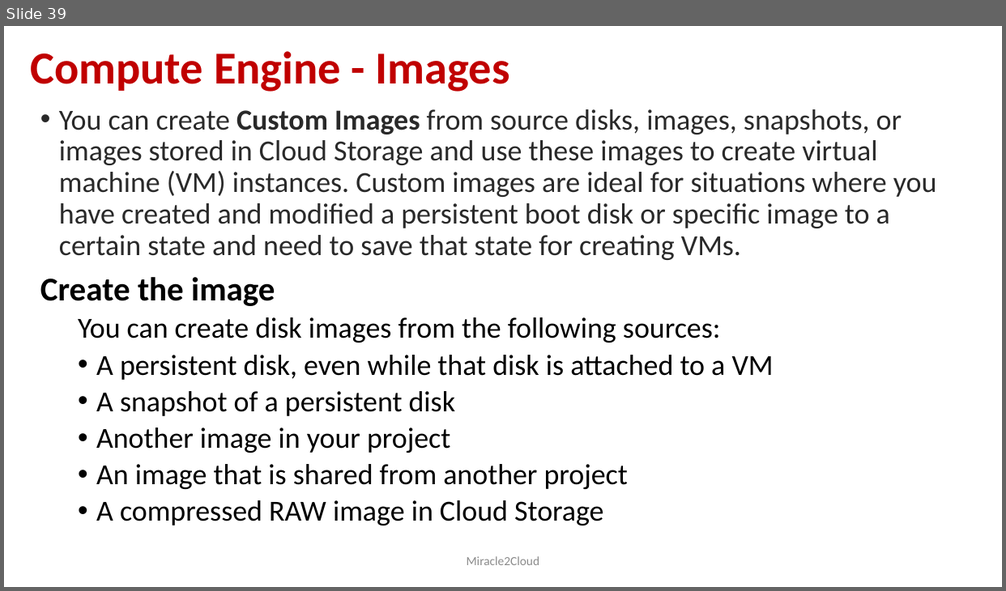
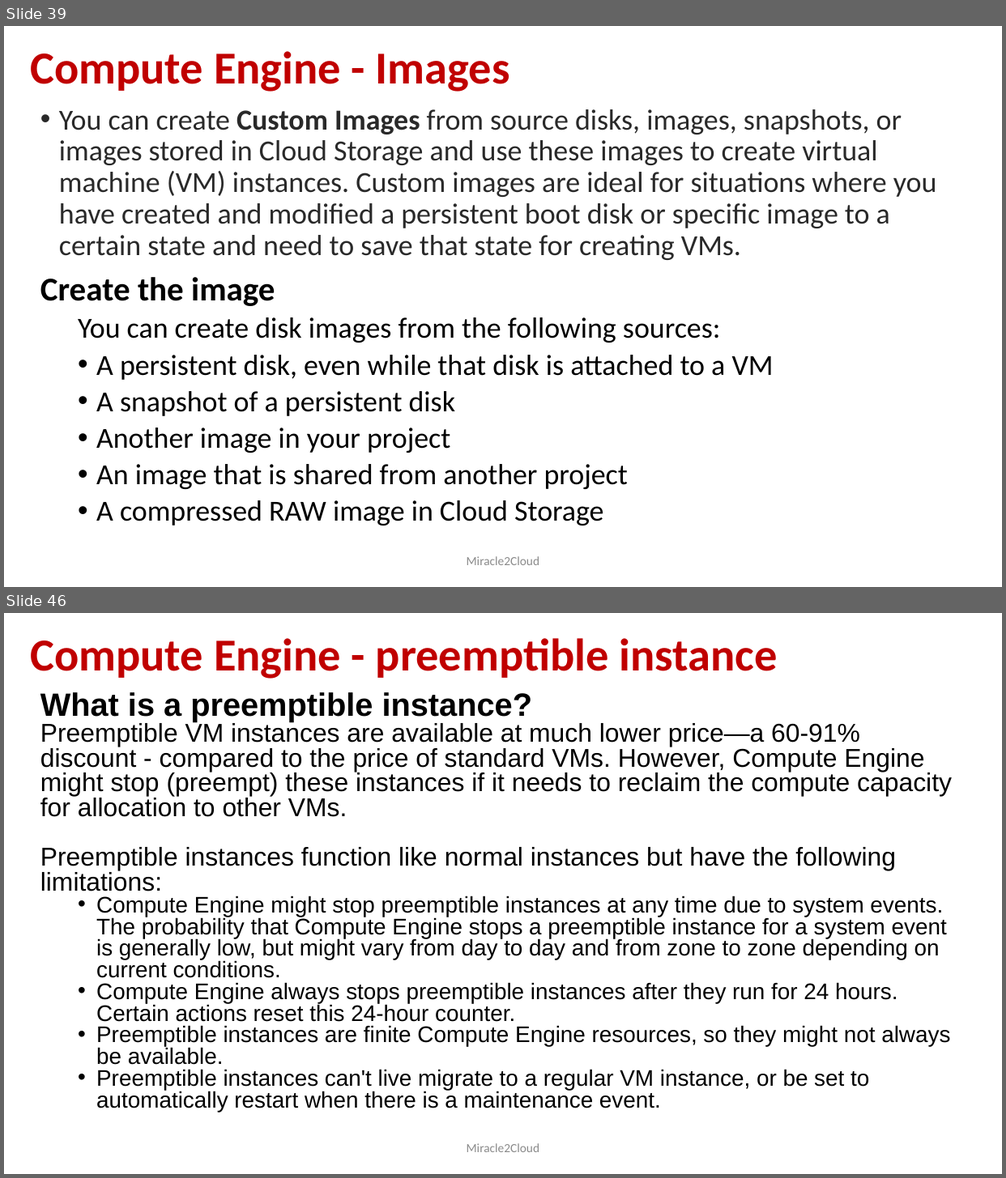
Before and after one commit to miracle2cloud/gcp, a slide deck: Google Cloud Platform.pptx. Shown one above the other, each under a label of ours: slide 39 before the commit, slides 39 and 46 after it; the slides between them are not shown. The pictures are 1006x591 and 1006x1178 pixels, drawn with LibreOffice and Linux fonts; fonts in the diff are those of the drawing. Boxes give left, top, right and bottom in pixels: in the first picture for what was removed or moved away, otherwise in the second. Text is boxed around its words. In the diff, an @@ line names an element or a change of style, - is before the commit and + after.

```diff
--- a/Google Cloud Platform.pptx
+++ b/Google Cloud Platform.pptx
@@ slide 46 added at box(4, 613, 1002, 1174), background #FFFFFF @@
@@ title added at box(30, 638, 778, 679), 44 pt, text #C00000, bold @@
+Compute Engine - preemptible instance
@@ text added at box(40, 692, 952, 1112), 21.7 pt, text #000000 @@
+What is a preemptible instance?
+Preemptible VM instances are available at much lower price—a 60-91% discount - compared to the price of standard VMs. However, Compute Engine might stop (preempt) these instances if it needs to reclaim the compute capacity for allocation to other VMs.
+Preemptible instances function like normal instances but have the following limitations:
+  • Compute Engine might stop preemptible instances at any time due to system events. The probability that Compute Engine stops a preemptible instance for a system event is generally low, but might vary from day to day and from zone to zone depending on current conditions.
+  • Compute Engine always stops preemptible instances after they run for 24 hours. Certain actions reset this 24-hour counter.
+  • Preemptible instances are finite Compute Engine resources, so they might not always be available.
+  • Preemptible instances can't live migrate to a regular VM instance, or be set to automatically restart when there is a maintenance event.
@@ text added at box(467, 1144, 539, 1152), 12 pt, text #8C8C8C @@
+Miracle2Cloud
```
Also in this commit, not shown: 1 slide changed, 11 other slides added.
